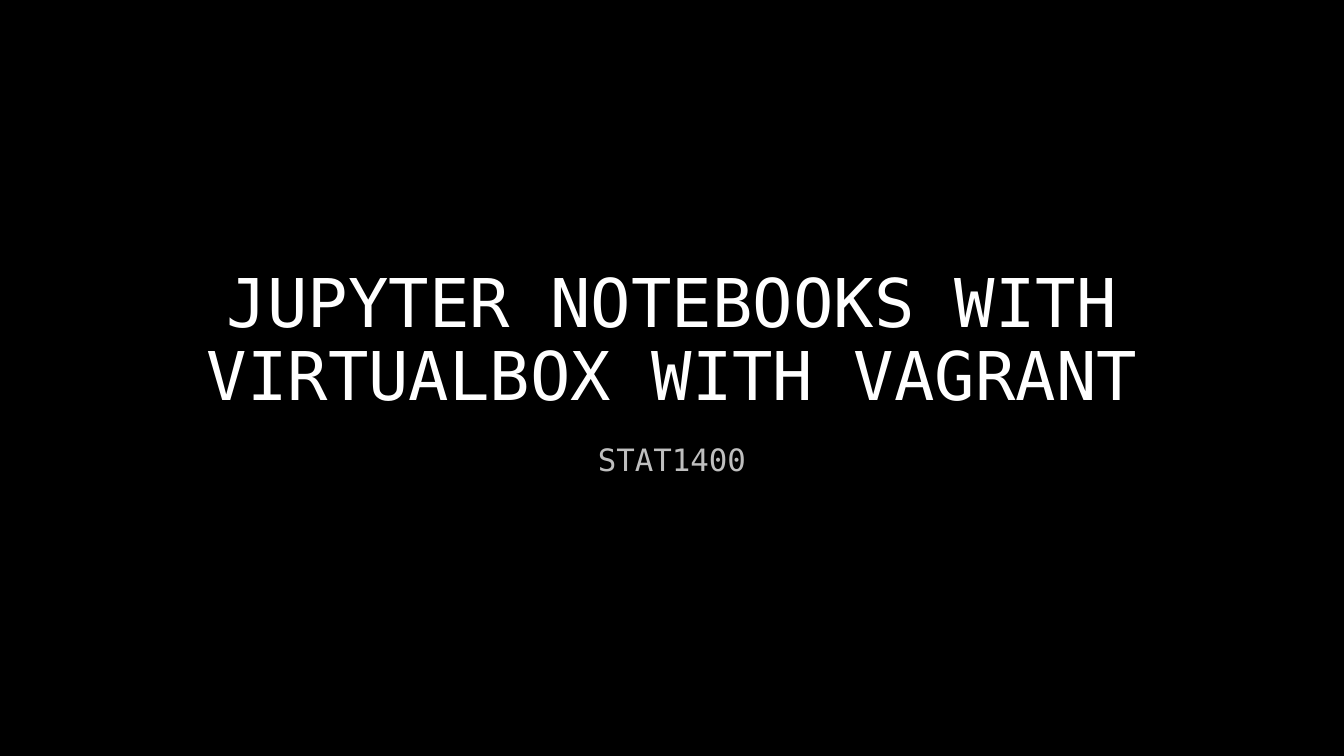
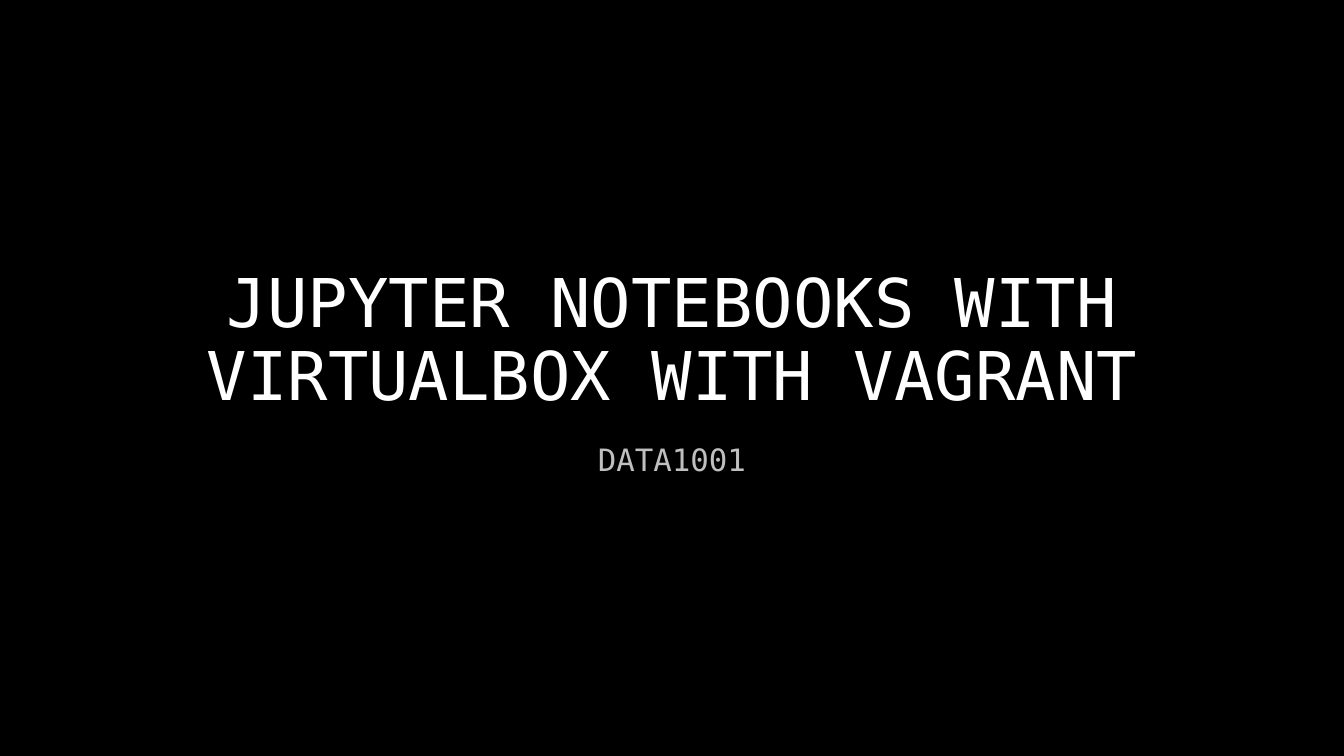
Before and after one commit to adrianopolpo/stat1400, a slide deck: slide 1 of VM_instructions.pptx. Drawn at 1344x756 pixels with LibreOffice and Linux fonts; fonts in the diff are those of the drawing; background and template pictures are left out. Boxes give left, top, right and bottom in pixels: in the first picture for what was removed or moved away, otherwise in the second. Text is boxed around its words. In the diff, an @@ line names an element or a change of style, - is before the commit and + after.

```diff
--- a/VM_instructions.pptx
+++ b/VM_instructions.pptx
@@ subtitle at (598, 448, 746, 472): text changed @@
-STAT1400
+DATA1001
```
Also in this commit, not shown: 6 other slides changed, 4 slides added, 3 slides removed, 3 other files.
